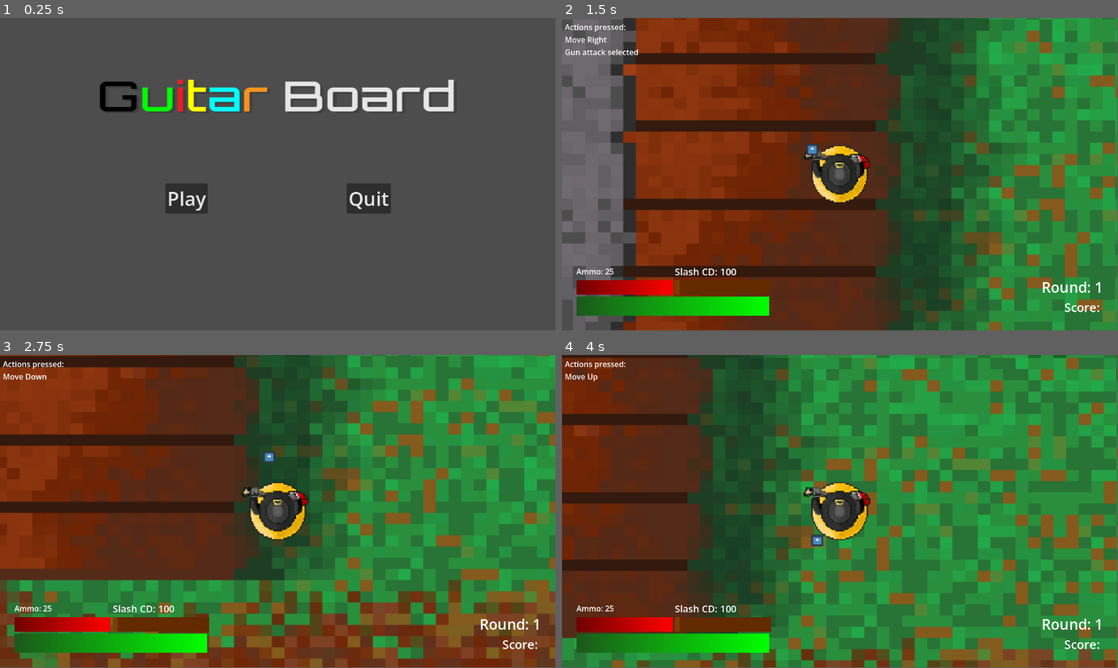
Above: before the commit, frames 1-4 (two rows, left to right).
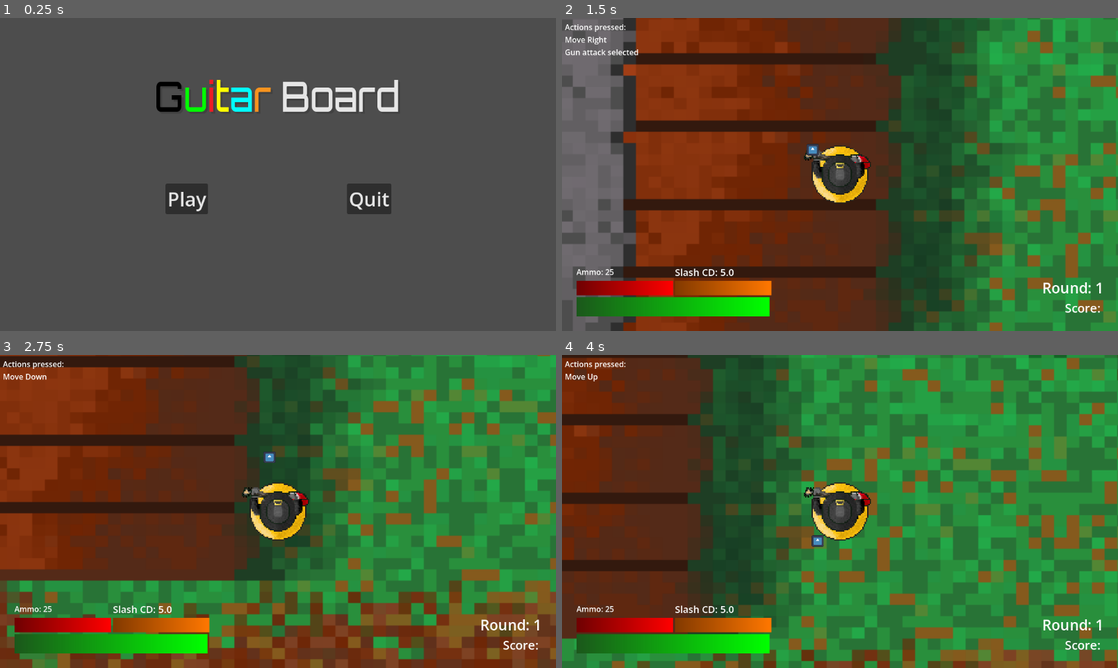
Above: after the commit, the same moments.

Repository: Rhyslan/GuitarBoard_Game
Game: Godot game, scene res://scenes/title/title_screen.tscn
The game is run twice, just before and just after one commit, with the same random seed, the same clock (stepped at 60 frames per second) and the same inputs. The engine's default icon, where the game draws it, is replaced by a stand-in: a white triangle on a blue panel in a dark square.
Inputs:
- Up to frame 1 (0.25 s): no input
- Up to frame 2 (1.5 s): click "Play" at 0.5 s; hold D (Right) from 1.28 s (still down); hold 1 (Gun) from 1.28 s (still down)
- Up to frame 3 (2.75 s): tap Space (Jump) at 1.52, 2.27 s; tap 3 (Slash) at 1.55, 2.1 s; release D (Right) at 2.03 s; release 1 (Gun) at 2.03 s; hold S (Down) from 2.03 s (still down); tap 1 (Gun) at 2.3 s
- Up to frame 4 (4 s): release S (Down) at 2.78 s; hold D (Right) 2.78-3.53 s; hold Left (Attack) 2.78-3.53 s; tap 3 (Slash) at 3.05 s; hold W (Up) from 3.53 s (still down); tap 2 (Beam) at 3.6 s; tap Space (Jump) at 3.77 s; tap 1 (Gun) at 3.8 s
In our replay, the window is 799x449 before the commit and 800x450 after it. These sizes can differ from the game's own. Grey fills any space a smaller window leaves; there, only what the larger window draws over its background counts as a difference.

The runs differ from the first frame. In frame 1, 3.1% of the frame differs, in the area x 18-82%, y 19-63%; in frame 2, 3.1%; in frame 3, 3.6%; in frame 4, 3.9%, in the area x 0-100%, y 0-100%.

Commit message:
Add all action values to ui update

Diff:
--- a/guitar-board/entities/player/player.gd
+++ b/guitar-board/entities/player/player.gd
@@ -57,11 +57,19 @@
 
 
 func _ready() -> void:
-	ui.set_max_values(max_health, max_shield_amount, max_beam_amount)
+	ui.set_max_values(max_health, max_bullet_count, max_beam_amount, max_slash_cooldown, max_dash_cooldown, max_shield_amount)
 
 
 func _physics_process(delta: float) -> void:
-	ui.update_display(round(health), round(bullets_remaining), beam_remaining, is_beam_refilling, shield_remaining, round(slash_cooldown))
+	ui.update_display(
+		round(health),
+		round(bullets_remaining),
+		beam_remaining,
+		is_beam_refilling,
+		slash_cooldown,
+		dash_cooldown,
+		shield_remaining
+	)
 	get_input(delta)
 	move_and_slide()
 
--- a/guitar-board/project.godot
+++ b/guitar-board/project.godot
@@ -14,6 +14,11 @@
 run/main_scene="uid://celgyvlc46jry"
 config/features=PackedStringArray("4.6", "Forward Plus")
 config/icon="res://icon.svg"
+
+[display]
+
+window/stretch/mode="viewport"
+window/stretch/scale_mode="integer"
 
 [global_group]
 
--- a/guitar-board/scenes/test/ui.gd
+++ b/guitar-board/scenes/test/ui.gd
@@ -5,7 +5,7 @@
 @onready var ammo_count: Label = $Resources/VBoxContainer/HBoxGunSlash/Ammo
 @onready var beam_bar: TextureProgressBar = $Resources/VBoxContainer/HBoxBeamShield/BeamBar
 @onready var beam_col: Color = beam_bar.tint_progress
-@onready var slash_cd: Label = $Resources/VBoxContainer/HBoxGunSlash/SlashCD
+@onready var slash_bar: Label = $Resources/VBoxContainer/HBoxGunSlash/SlashCD
 @onready var shield_bar: TextureProgressBar = $Resources/VBoxContainer/HBoxBeamShield/ShieldBar
 
 # Round and Score variables
@@ -42,9 +42,12 @@
 #	pass
 
 
-func set_max_values(health: float, beam: float, shield: float):
+func set_max_values(health: float, bullets:float, beam: float, slash: float, dash:float, shield: float):
 	health_bar.max_value = health
+	#bullets_bar.max_value = bullets
 	beam_bar.max_value = beam
+	#slash_bar.max_value = slash
+	#dash_bar.max_value = dash
 	shield_bar.max_value = shield
 
 
@@ -53,8 +56,8 @@
 	bullet_count: int,
 	beam_value: float,
 	beam_full_refil: bool,
-	slash_val: int,
-	#dash_val: float,
+	slash_val: float,
+	dash_val: float,
 	shield_value: float
 ):
 	health_bar.value = health
@@ -65,7 +68,7 @@
 	else:
 		beam_bar.tint_progress = beam_col
 	shield_bar.value = shield_value
-	slash_cd.text = "Slash CD: %s" % str(slash_val)
+	slash_bar.text = "Slash CD: %s" % str(slash_val)
 
 
 func _on_test_round_change(new_round: int):
--- a/guitar-board/scenes/title/title_screen.tscn
+++ b/guitar-board/scenes/title/title_screen.tscn
@@ -20,7 +20,9 @@
 
 [node name="Title" type="TextureRect" parent="VBoxContainer" unique_id=1468096922]
 layout_mode = 2
+size_flags_horizontal = 4
 texture = ExtResource("1_05wk3")
+stretch_mode = 4
 
 [node name="HBoxContainer" type="HBoxContainer" parent="VBoxContainer" unique_id=1071177136]
 layout_mode = 2
Not shown, added: guitar-board/scenes/test/test.tscn7406108057.tmp
